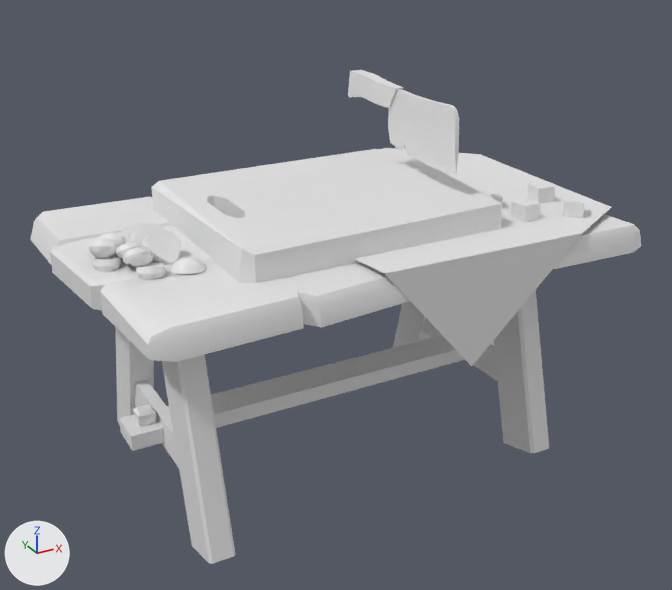
An edit to the FBX model Assets/Models/Visual/Counters/Counter_Knife.fbx, drawn before and after from the same camera.
The view is the same before and after, from a camera (50 mm lens) standing at (-2.26, -4.24, 2.98) and looking at (0.05, -0.03, 0.88). Every picture has the same lights, and +X, +Y and +Z are marked at lower left. The first picture is the older version. Materials are left out; every surface is plain grey. Where no turn or scale is listed for an object, it has been applied to the vertices.

Objects in the first picture: 'Counter_Knife', 'Counter_Knife_Decale'.
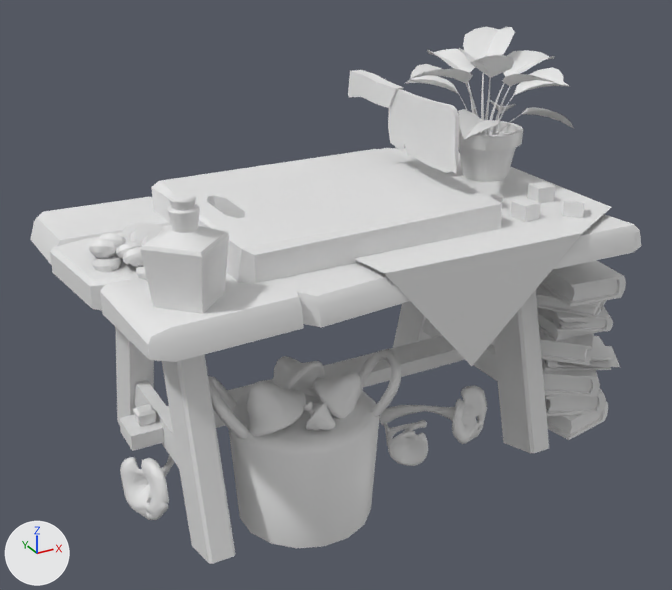
Where the newer file only moved an object's origin or applied its transform, the numbers keep the older frame.

What differs and where, as boxes [x1, y1, x2, y2] in the pictures (672 x 590 px; the box of a moved part takes in the faces that stretch with it):
'Counter_Knife', reshaped, moved (9% taller): before [30, 70, 641, 564]; after [30, 27, 641, 564]
part 1 of me_counter_knife_005, moved or reshaped: [30, 148, 641, 362] in both
part 2 of me_counter_knife_005, moved or reshaped: [119, 335, 494, 451] in both
part 3 of me_counter_knife_005, moved or reshaped (mostly hidden afterwards): before [142, 229, 180, 265]; after [142, 229, 165, 245]
part 4 of me_counter_knife_005, moved or reshaped (not visible afterwards): before [171, 257, 207, 274]
part 5 of me_counter_knife_005, moved or reshaped (mostly hidden afterwards): before [136, 263, 166, 280]; after [136, 266, 147, 280]
part 6 of me_counter_knife_005, moved or reshaped: before [129, 254, 154, 267]; after [129, 256, 144, 267]
part 7 of me_counter_knife_005, added: after [120, 27, 626, 548]
part 8 of me_counter_knife_005, built on: before [133, 404, 156, 427]; after [140, 192, 229, 314]

The change, as a list of edits to the scene's bpy script:
```text
Change me_counter_knife_005:
    used by ob_counter_knife; location = (0.0, 0.0, 0.0)
    remove me_counter_knife_005.from_pydata(...)  # 988 vertices, 1070 faces; spans x -1.42..1.46, y -0.94..0.95, z -0.08..1.98
    add me_counter_knife_005.from_pydata(...)  # 3919 vertices, 5553 faces; spans x -1.42..1.74, y -0.29..1.59, z -1.55..0.72
    me_counter_knife_005 part 1: the loose piece of 112 vertices spanning x -1.42..1.46, y -0.94..0.93, z 1.17..1.39 is moved by (0.0, 0.65, -1.47)
    me_counter_knife_005 part 2: the loose piece of 8 vertices spanning x -1.21..1.2, y -0.13..0.08, z 0.3..0.39 is moved by (0.0, 0.65, -1.47)
    me_counter_knife_005 part 3: the loose piece of 50 vertices spanning x -1.08..-0.89, y -0.28..-0.1, z 1.33..1.48 is moved by (0.0, 0.65, -1.47)
    me_counter_knife_005 part 4: the loose piece of 42 vertices spanning x -1.0..-0.83, y -0.43..-0.24, z 1.33..1.39 is moved by (0.0, 0.65, -1.47)
    me_counter_knife_005 part 5: the loose piece of 50 vertices spanning x -1.16..-1.02, y -0.4..-0.25, z 1.33..1.4 is moved by (0.0, 0.65, -1.47)
    me_counter_knife_005 part 6: the loose piece of 42 vertices spanning x -1.18..-1.06, y -0.34..-0.23, z 1.36..1.44 is moved by (0.0, 0.65, -1.47)
    me_counter_knife_005 part 7: 2822 vertices added at x -1.28..1.74, y -0.27..1.43, z -1.53..0.72
    me_counter_knife_005 part 8: 11 vertices removed from x -1.14..-1.05, y -0.07..0.03, z 0.34..0.47; 157 vertices added at x -1.23..-0.84, y -0.23..0.16, z -0.13..0.34
    other edits to the shape of me_counter_knife_005 do not show in these pictures
Change ob_counter_knife:
    ob_counter_knife.location: (0.0, 0.0, 0.0) -> (0.0, -0.649, 1.467)
```
